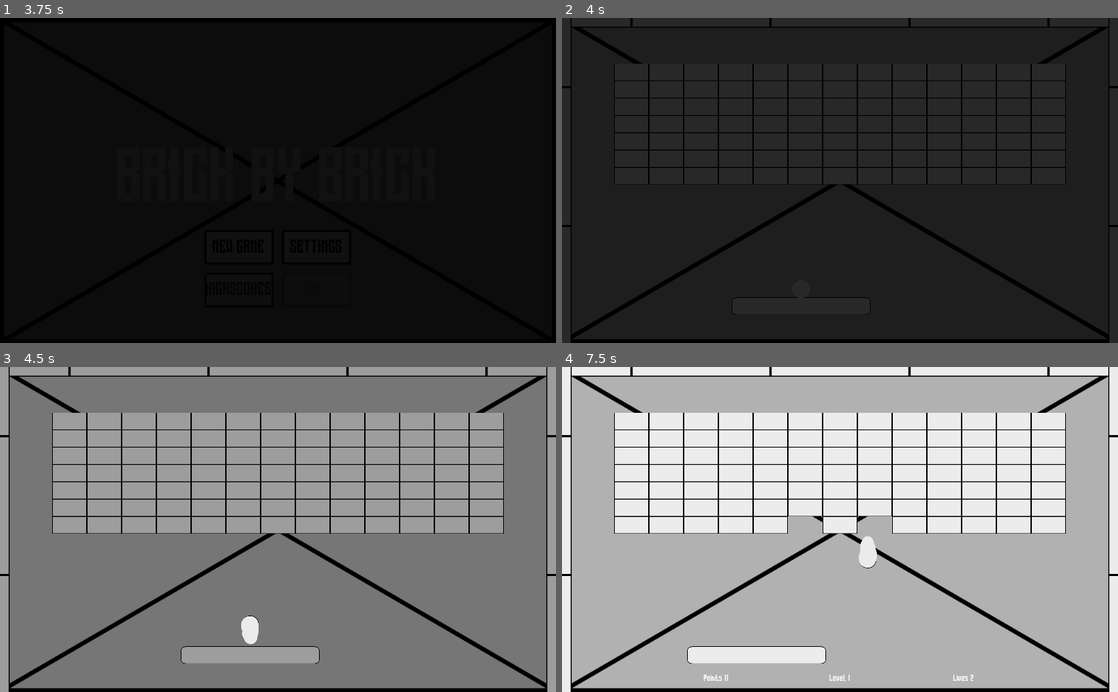
Above: before the commit, frames 1-4 (two rows, left to right).
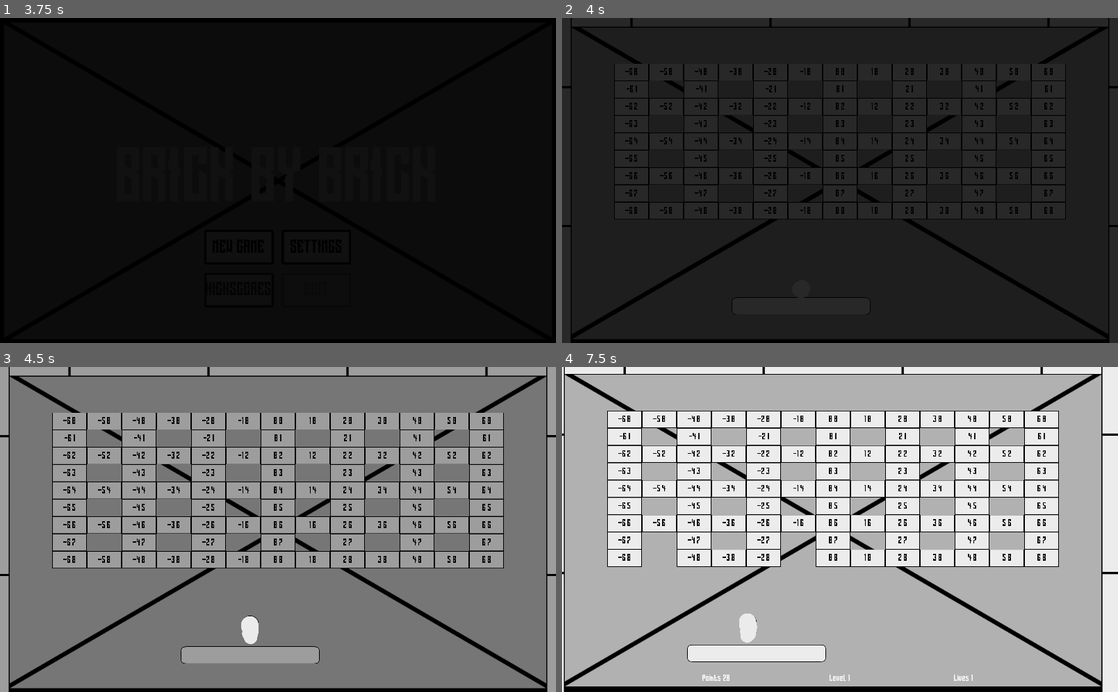
Above: after the commit, the same moments.

Repository: RhetHypo/BrickByBrickPolished
Game: Godot game, scene res://scenes/menus/MainTitle.tscn
Two runs of this game, one before a commit and one after it. Both use one fixed random seed, a clock stepped at 60 frames per second and the inputs below.
Inputs (mouse positions are in pixels of both pictures, inside the frame that each line leads up to):
- Up to frame 1 (3.75 s): move the mouse to (400, 164) at 0.52 s; click (400, 164) at 0.6 s; move the mouse to (166, 196) at 1.27 s; click (166, 196) at 1.35 s; tap Enter at 2 s; move the mouse to (333, 109) at 2.02 s; click (333, 109) at 2.1 s; click "NEW GAME" at 2.75 s; click "NEW GAME" at 3.5 s
- Up to frame 2 (4 s): no input
- Up to frame 3 (4.5 s): move the mouse to (250, 594) at 4.27 s; click (250, 594) at 4.35 s
- Up to frame 4 (7.5 s): move the mouse to (1006, 578) at 5.02 s; click (1006, 578) at 5.1 s; move the mouse to (673, 480) at 5.77 s; click (673, 480) at 5.85 s; move the mouse to (867, 529) at 6.52 s; click (867, 529) at 6.6 s; move the mouse to (756, 448) at 7.27 s; click (756, 448) at 7.35 s

Frame 1 is identical in both runs. In frame 2, 2.9% of the frame differs, in the area x 9-91%, y 15-62%; in frame 3, 14%; in frame 4, 27%, in the area x 0-100%, y 0-100%.

Commit message:
Alternating map layouts, additional death check

Diff:
--- a/scenes/entities/Brick.tscn
+++ b/scenes/entities/Brick.tscn
@@ -1,14 +1,18 @@
-[gd_scene load_steps=3 format=2]
+[gd_scene load_steps=5 format=2]
 
 [ext_resource path="res://images/brick.png" type="Texture" id=1]
+[ext_resource path="res://other/long_shot/Long_Shot.ttf" type="DynamicFontData" id=2]
 
 [sub_resource type="RectangleShape2D" id=1]
 extents = Vector2( 64, 32 )
 
+[sub_resource type="DynamicFont" id=2]
+size = 32
+font_data = ExtResource( 2 )
+
 [node name="Brick" type="StaticBody2D" groups=[
 "Brick",
 ]]
-editor/display_folded = true
 position = Vector2( 1020.96, 146.776 )
 __meta__ = {
 "_edit_group_": true
@@ -19,3 +23,14 @@
 
 [node name="CollisionShape2D" type="CollisionShape2D" parent="."]
 shape = SubResource( 1 )
+
+[node name="Label" type="Label" parent="."]
+margin_left = -48.0
+margin_top = -19.0
+margin_right = 49.0
+margin_bottom = 19.0
+custom_fonts/font = SubResource( 2 )
+custom_colors/font_color = Color( 0, 0, 0, 1 )
+text = "a"
+align = 1
+valign = 1
--- a/scenes/entities/Death.gd
+++ b/scenes/entities/Death.gd
@@ -1,5 +1,6 @@
 extends Area2D
 
 func _on_Death_body_entered(body):
-	if body.has_method("death"):
-		body.death()
+	print("Not death...?")
+#	if body.has_method("death"):
+#		body.death()
--- /dev/null
+++ b/scenes/entities/Life.gd
@@ -0,0 +1,6 @@
+extends Area2D
+
+func _on_Life_body_exited(body):
+	print("Life ended.")
+	if body.has_method("death"):
+		body.death()
--- /dev/null
+++ b/scenes/entities/Life.tscn
@@ -0,0 +1,13 @@
+[gd_scene load_steps=3 format=2]
+
+[ext_resource path="res://scenes/entities/Life.gd" type="Script" id=1]
+
+[sub_resource type="RectangleShape2D" id=1]
+extents = Vector2( 1083.31, 643.965 )
+
+[node name="Life" type="Area2D"]
+script = ExtResource( 1 )
+
+[node name="CollisionShape2D" type="CollisionShape2D" parent="."]
+shape = SubResource( 1 )
+[connection signal="body_exited" from="." to="." method="_on_Life_body_exited"]
--- a/scenes/levels/Gamefield.gd
+++ b/scenes/levels/Gamefield.gd
@@ -9,8 +9,8 @@
 var left_offset = 1024
 var top_offset = 200
 
-var generate_mode = 1
-var def_area = Vector2(6,7) #first is RADIUS for row length
+var generate_mode = 3
+var def_area = Vector2(6,9) #first is RADIUS for row length
 var def_bricks = [Vector2(1,1),Vector2(1,2),Vector2(2,2),Vector2(2,1)]
 var def_speed = 500
 var active_speed = 500
@@ -26,6 +26,7 @@
 
 var shaking = 0.0
 var shake_amount = 0.25
+export var shapes = ["Grid", "RevTri", "CheckerSame", "Tri", "CheckerAlt"]
 
 const BRICK = preload("res://scenes/entities/Brick.tscn")
 
@@ -33,10 +34,7 @@
 
 func _ready():
 	Input.set_mouse_mode(Input.MOUSE_MODE_HIDDEN)
-	if generate_mode == 1:
-		generate_brick_area()
-	elif generate_mode == 2:
-		generate_brick_list()
+	generate_bricks()
 	update_points(points, points)
 	update_level(level)
 	update_lives(lives)
@@ -54,6 +52,14 @@
 	if shaking > 0:
 		shaking = max(shaking - decay * delta,0)
 		shake(shaking)
+
+func generate_bricks():
+	if generate_mode == 1:
+		generate_brick_area()
+	elif generate_mode == 2:
+		generate_brick_list()
+	elif generate_mode == 3:
+		generate_brick_shapes(shapes[(level - 1) % len(shapes)])
 
 func add_shaking(amount):
     shaking = min(shaking + amount, 1.0)
@@ -101,7 +107,7 @@
 	if complete:
 		level += 1
 		update_level(level)
-		generate_brick_area()
+		generate_bricks()
 		for child in self.get_children():
 			if child.is_in_group("Ball"):
 				active_speed = def_speed + (level * def_speed/10)
@@ -148,3 +154,78 @@
 
 func init_settings():
 	get_node("Camera2D/CanvasLayer/PauseDialog/MarginContainer/VBoxContainer/DifficultyOptions").visible = false
+
+func generate_brick_shapes(shape, area = def_area):
+	var newBrick
+	var death = get_node("Death")
+	#Solid brick: Enough said
+	#Rings: Skip only odds/evens
+	#Axis: Only show when one coord is zero, or both are equal
+	#Triangles: Two triangles, horizontal or vertical, in or out.
+	#Checkerboard: Alternating
+	if shape == "Solid":
+		for x in range(-area.x,area.x + 1):
+			for y in range(0,area.y):
+				newBrick = BRICK.instance()
+				newBrick.get_node("Label").text = str(x) + ", " + str(y)
+				self.add_child_below_node(death,newBrick)
+				newBrick.global_position.x = x * (brick_width + brick_offset) + left_offset
+				newBrick.global_position.y = y * (brick_height + brick_offset) + top_offset
+	if shape == "Rings":
+		for x in range(-area.x,area.x + 1):
+			for y in range(0,area.y):
+				if y % 2 == 0 || x == -area.x || x == area.x || y == abs(x):
+					newBrick = BRICK.instance()
+					newBrick.get_node("Label").text = str(x) + ", " + str(y)
+					self.add_child_below_node(death,newBrick)
+					newBrick.global_position.x = x * (brick_width + brick_offset) + left_offset
+					newBrick.global_position.y = y * (brick_height + brick_offset) + top_offset
+	if shape == "Grid":
+		for x in range(-area.x,area.x + 1):
+			for y in range(0,area.y):
+				if y % 2 == 0 || x % 2 == 0:
+					newBrick = BRICK.instance()
+					newBrick.get_node("Label").text = str(x) + ", " + str(y)
+					self.add_child_below_node(death,newBrick)
+					newBrick.global_position.x = x * (brick_width + brick_offset) + left_offset
+					newBrick.global_position.y = y * (brick_height + brick_offset) + top_offset
+	if shape == "CheckerAlt":
+		for x in range(-area.x,area.x + 1):
+			for y in range(0,area.y):
+				if (y % 2 == 0 and x % 2 != 0) or (y % 2 != 0 and x % 2 == 0):
+					newBrick = BRICK.instance()
+					newBrick.get_node("Label").text = str(x) + ", " + str(y)
+					self.add_child_below_node(death,newBrick)
+					newBrick.global_position.x = x * (brick_width + brick_offset) + left_offset
+					newBrick.global_position.y = y * (brick_height + brick_offset) + top_offset
+	if shape == "CheckerSame":
+		for x in range(-area.x,area.x + 1):
+			for y in range(0,area.y):
+				if (y % 2 != 0 and x % 2 != 0) or (y % 2 == 0 and x % 2 == 0):
+					newBrick = BRICK.instance()
+					newBrick.get_node("Label").text = str(x) + ", " + str(y)
+					self.add_child_below_node(death,newBrick)
+					newBrick.global_position.x = x * (brick_width + brick_offset) + left_offset
+					newBrick.global_position.y = y * (brick_height + brick_offset) + top_offset
+	if shape == "Tri":
+		for x in range(-area.x,area.x + 1):
+			for y in range(0,area.y):
+				if (y > abs(x) + 1):
+					newBrick = BRICK.instance()
+					newBrick.get_node("Label").text = str(x) + ", " + str(y)
+					self.add_child_below_node(death,newBrick)
+					newBrick.global_position.x = x * (brick_width + brick_offset) + left_offset
+					newBrick.global_position.y = y * (brick_height + brick_offset) + top_offset
+	if shape == "RevTri":
+		for x in range(-area.x,area.x + 1):
+			for y in range(0,area.y):
+				if (abs(x) > y) || abs(x) > (area.y - (y+1)):
+					newBrick = BRICK.instance()
+					newBrick.get_node("Label").text = str(x) + ", " + str(y)
+					self.add_child_below_node(death,newBrick)
+					newBrick.global_position.x = x * (brick_width + brick_offset) + left_offset
+					newBrick.global_position.y = y * (brick_height + brick_offset) + top_offset
+
+
+func _on_Life_body_exited(body):
+	pass # Replace with function body.
--- a/scenes/levels/Gamefield.tscn
+++ b/scenes/levels/Gamefield.tscn
@@ -6,20 +6,21 @@
 [ext_resource path="res://scenes/entities/Wall.tscn" type="PackedScene" id=4]
 [ext_resource path="res://scenes/entities/Death.tscn" type="PackedScene" id=5]
 [ext_resource path="res://scenes/entities/Death.gd" type="Script" id=6]
-[ext_resource path="res://other/long_shot/Long_Shot.ttf" type="DynamicFontData" id=7]
-[ext_resource path="res://scenes/menus/PauseDialog.tscn" type="PackedScene" id=8]
-[ext_resource path="res://scenes/menus/Transition.tscn" type="PackedScene" id=9]
+[ext_resource path="res://scenes/entities/Life.tscn" type="PackedScene" id=7]
+[ext_resource path="res://other/long_shot/Long_Shot.ttf" type="DynamicFontData" id=8]
+[ext_resource path="res://scenes/menus/PauseDialog.tscn" type="PackedScene" id=9]
+[ext_resource path="res://scenes/menus/Transition.tscn" type="PackedScene" id=10]
 
 [sub_resource type="DynamicFont" id=1]
-font_data = ExtResource( 7 )
+font_data = ExtResource( 8 )
 
 [sub_resource type="Theme" id=2]
 
 [sub_resource type="DynamicFont" id=3]
-font_data = ExtResource( 7 )
+font_data = ExtResource( 8 )
 
 [sub_resource type="DynamicFont" id=4]
-font_data = ExtResource( 7 )
+font_data = ExtResource( 8 )
 
 [node name="Gamefield" type="Node2D"]
 script = ExtResource( 1 )
@@ -51,6 +52,9 @@
 [node name="Death" parent="." instance=ExtResource( 5 )]
 position = Vector2( 1024, 1163.95 )
 script = ExtResource( 6 )
+
+[node name="Life" parent="." instance=ExtResource( 7 )]
+position = Vector2( 1023.88, 612.042 )
 
 [node name="Camera2D" type="Camera2D" parent="."]
 anchor_mode = 0
Not shown: 3 places in scenes/levels/Gamefield.tscn that only renumber resources
